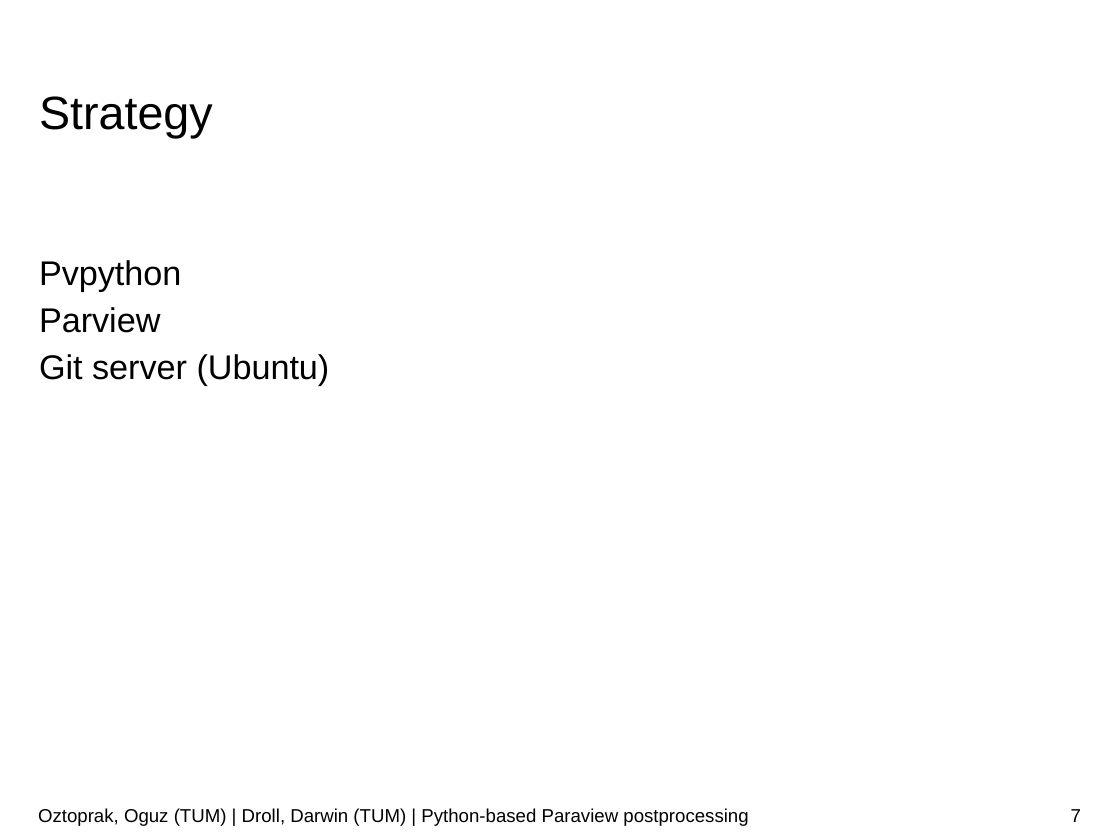
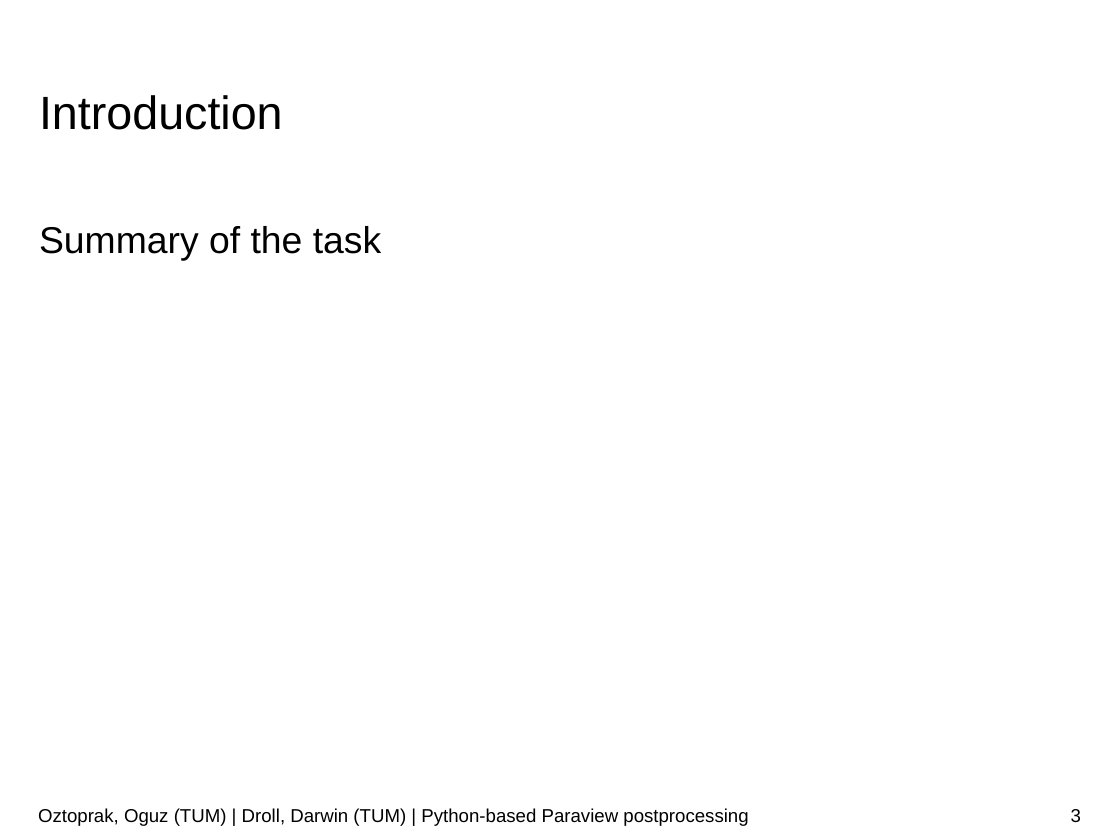
Before and after one commit to JusticeBoi/Paraview-PostProcessing-SoftwareLab, a slide deck: slide 3 of Paraview-postprocessor.pptx (slide 7 before the commit). Drawn at 1120x840 pixels with LibreOffice and Linux fonts; fonts in the diff are those of the drawing; background and template pictures are left out. Boxes give left, top, right and bottom in pixels: in the first picture for what was removed or moved away, otherwise in the second. Text is boxed around its words. In the diff, an @@ line names an element or a change of style, - is before the commit and + after.

```diff
--- a/Paraview-postprocessor.pptx
+++ b/Paraview-postprocessor.pptx
@@ text at <box>39,95,283,130</box>: text changed @@
-Strategy
+Introduction
@@ text at <box>39,226,381,260</box>: text changed; size 22 to 24 pt @@
-Pvpython
-Parview
-Git server (Ubuntu)
+Summary of the task
@@ page number at <box>1071,809,1081,822</box>: text changed @@
-7
+3
```
Also in this commit, not shown: 1 other slide changed.
